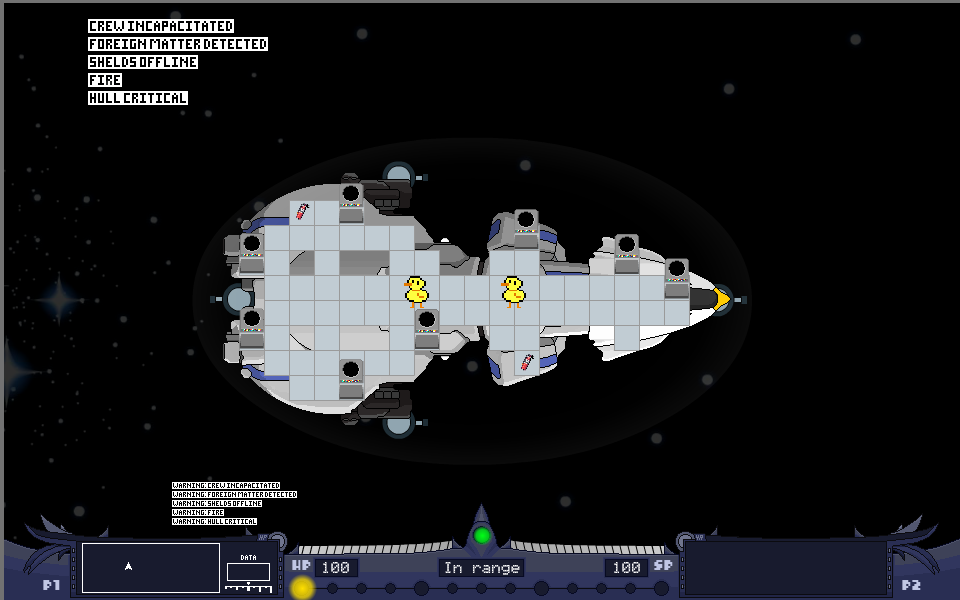
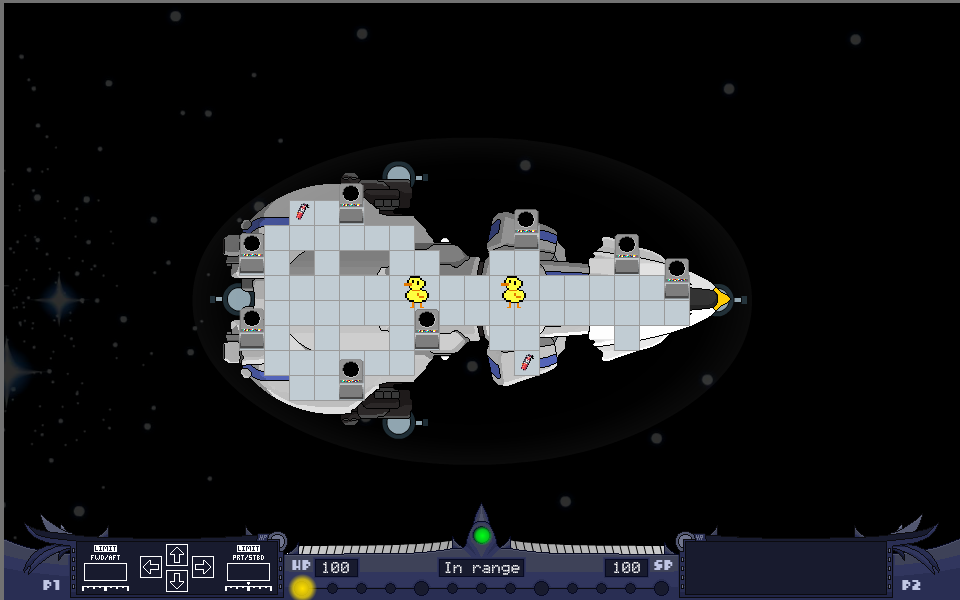
Layered file, before and after one edit (960px x 600px). Changes by layer:
hid "alerts", painted on it over [88, 19, 297, 525]
hid "mod fails" over [82, 543, 272, 593]
showed "mod sensors" over [82, 544, 272, 592]
